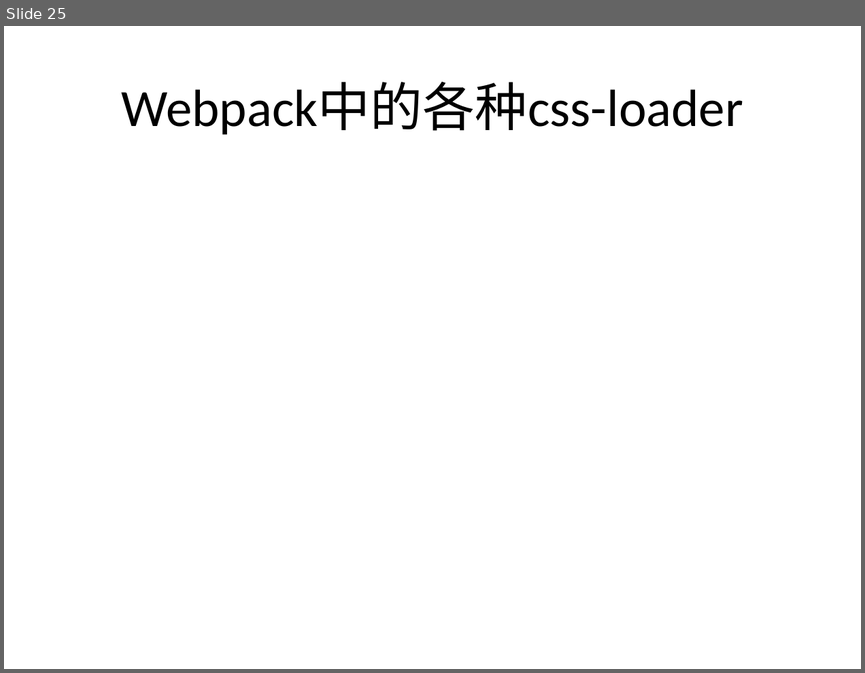
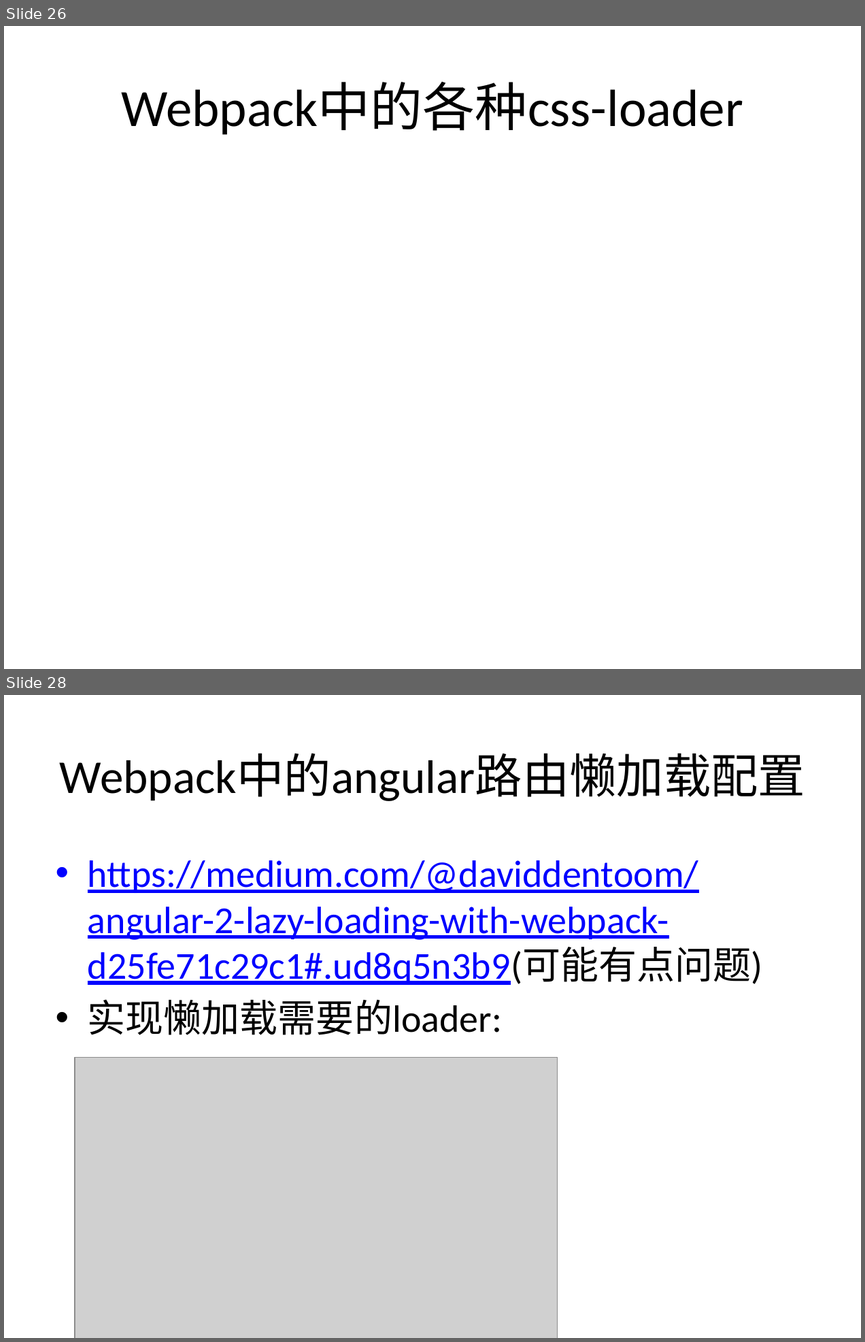
Before and after one commit to jasonLiu001/ng-study-ppt-files, a slide deck: files/Angular2.pptx. Shown one above the other, each under a label of ours: slide 25 before the commit, slides 26 and 28 after it; the slides between them are not shown. The pictures are 865x673 and 865x1342 pixels, drawn with LibreOffice and Linux fonts; fonts in the diff are those of the drawing; grey boxes stand for pictures. Boxes give left, top, right and bottom in pixels: in the first picture for what was removed or moved away, otherwise in the second. Text is boxed around its words. In the diff, an @@ line names an element or a change of style, - is before the commit and + after.

```diff
--- a/files/Angular2.pptx
+++ b/files/Angular2.pptx
@@ slide 28 added at (4, 695, 861, 1338), background #FFFFFF @@
@@ title added at (60, 753, 805, 801), 39.6 pt, text #000000 @@
+Webpack中的angular路由懒加载配置
@@ text added at (88, 860, 763, 1035), 32 pt, text #0000FF, underline @@
+• https://medium.com/@daviddentoom/angular-2-lazy-loading-with-webpack-d25fe71c29c1#.ud8q5n3b9(可能有点问题)
+• 实现懒加载需要的loader:
@@ picture added at (75, 1057, 558, 1338) @@
@@ what was slide 25 is now slide 26 @@
```
Also in this commit, not shown: 30 other slides changed, 10 other slides added.
